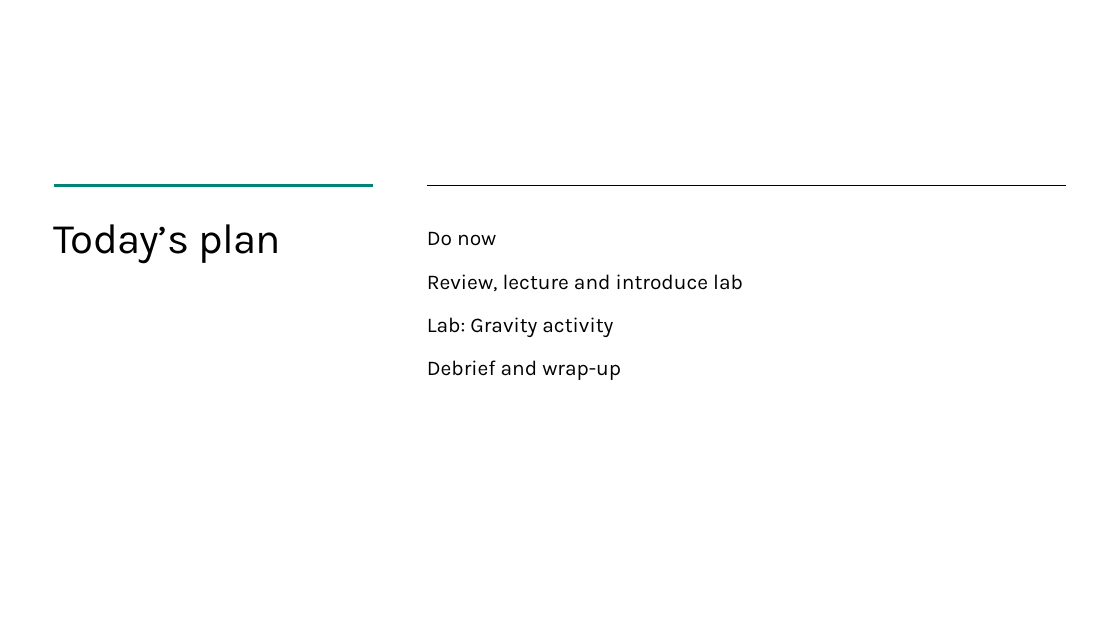
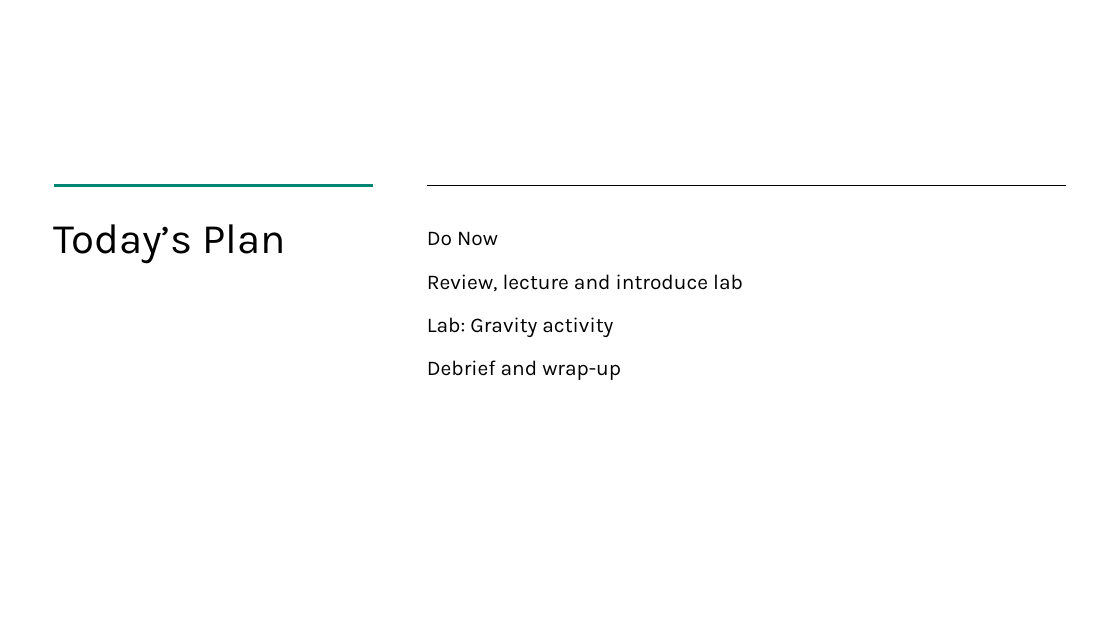
Before and after one commit to TEALSK12/introduction-to-computer-science, a slide deck: slide 3 of docs/slidedecks/TEALS SNAP 3.2.pptx. Drawn at 1120x630 pixels with LibreOffice and Linux fonts; fonts in the diff are those of the drawing; background and template pictures are left out. Boxes give left, top, right and bottom in pixels: in the first picture for what was removed or moved away, otherwise in the second. Text is boxed around its words. In the diff, an @@ line names an element or a change of style, - is before the commit and + after.

```diff
--- a/docs/slidedecks/TEALS SNAP 3.2.pptx
+++ b/docs/slidedecks/TEALS SNAP 3.2.pptx
@@ title at (x1=54, y1=224, x2=286, y2=264): text changed @@
-Today’s plan
+Today’s Plan
@@ text at (x1=427, y1=231, x2=498, y2=246): text changed @@
-Do now
+Do Now
```
Also in this commit, not shown: 8 other slides changed, 2 slides added, 27 other files.
